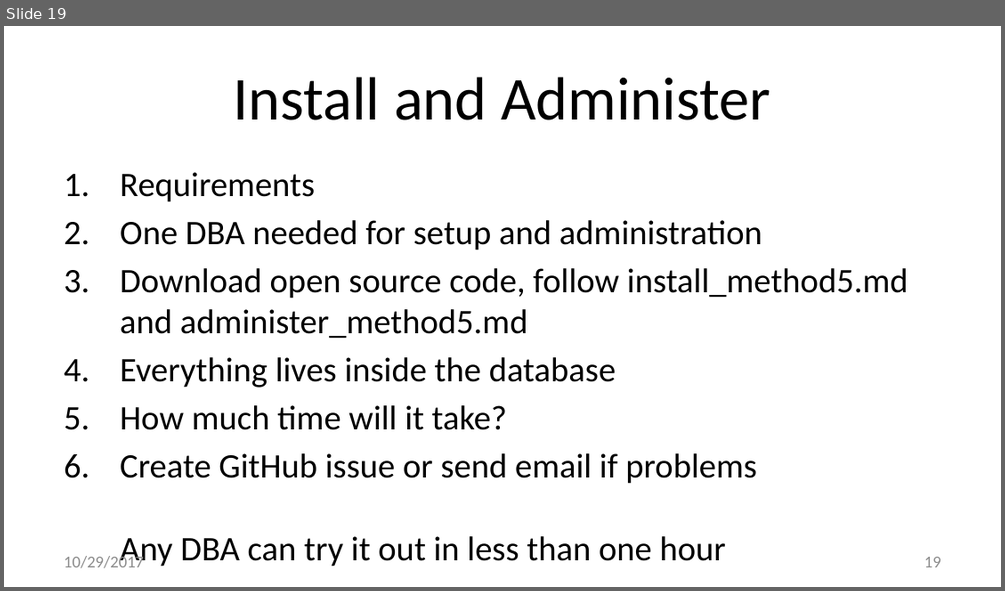
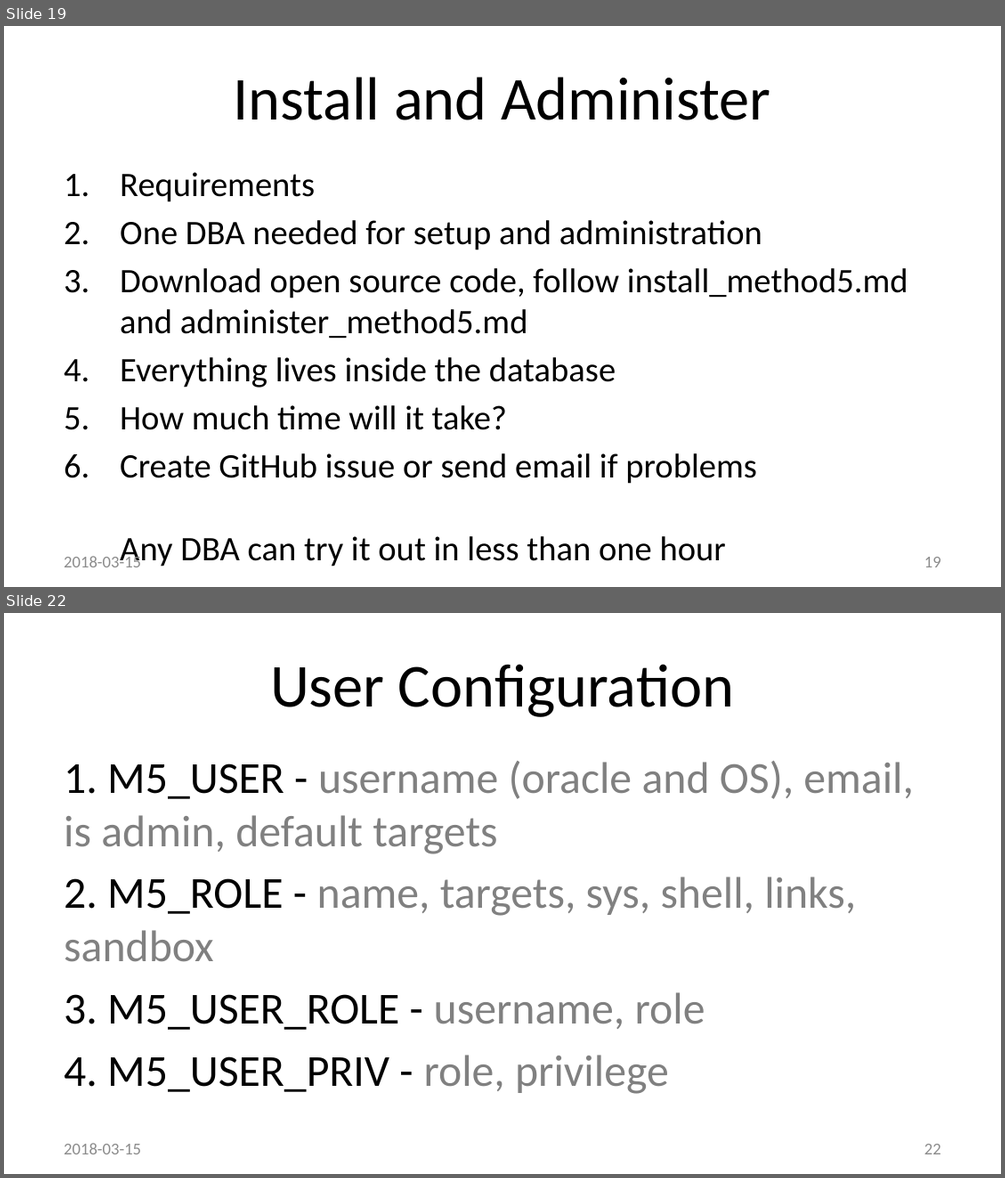
Before and after one commit to method5/method5.github.io, a slide deck: presentations/Method5.pptx. Shown one above the other, each under a label of ours: slide 19 before the commit, slides 19 and 22 after it; the slides between them are not shown. The pictures are 1005x591 and 1005x1178 pixels, drawn with LibreOffice and Linux fonts; fonts in the diff are those of the drawing; background and template pictures are left out. Boxes give left, top, right and bottom in pixels: in the first picture for what was removed or moved away, otherwise in the second. Text is boxed around its words. In the diff, an @@ line names an element or a change of style, - is before the commit and + after.

```diff
--- a/presentations/Method5.pptx
+++ b/presentations/Method5.pptx
@@ slide 22 added at bbox=[4, 613, 1001, 1174], background #FFFFFF @@
@@ title added at bbox=[270, 664, 734, 717], 44 pt, text #000000 @@
+User Configuration
@@ text added at bbox=[64, 761, 914, 1094], 32 pt, text #808080 @@
+1. M5_USER - username (oracle and OS), email, is admin, default targets
+2. M5_ROLE - name, targets, sys, shell, links, sandbox
+3. M5_USER_ROLE - username, role
+4. M5_USER_PRIV - role, privilege
@@ text added at bbox=[64, 1143, 141, 1154], 12 pt, text #8C8C8C @@
+2018-03-15
@@ page number added at bbox=[924, 1143, 941, 1154], 12 pt, text #8C8C8C @@
+22
@@ slide 19 changed as well @@
@@ text at bbox=[64, 553, 141, 567]: text changed @@
-10/29/2017
+2018-03-15
```
Also in this commit, not shown: 20 other slides changed, 3 other slides added.
